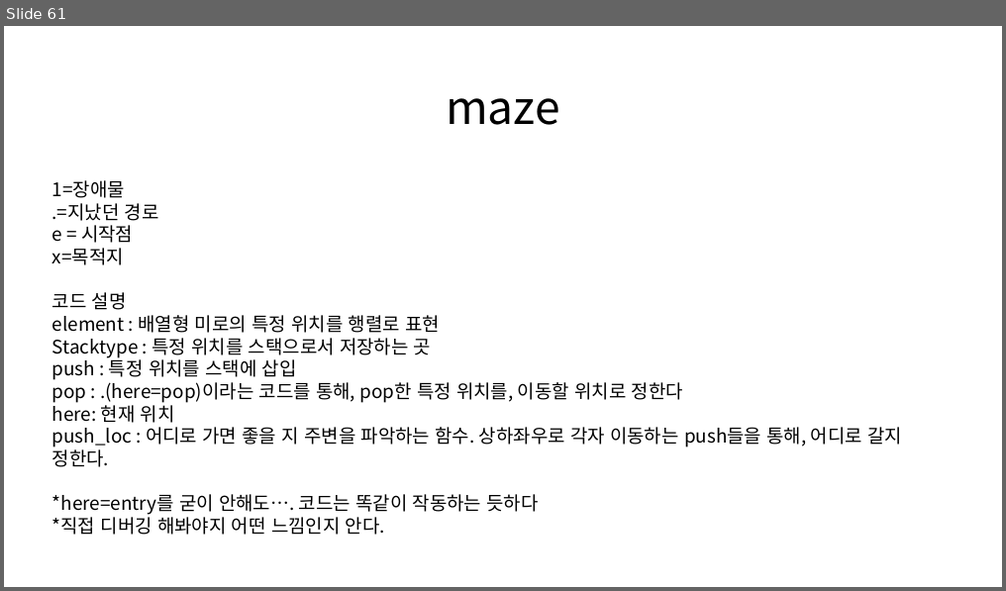
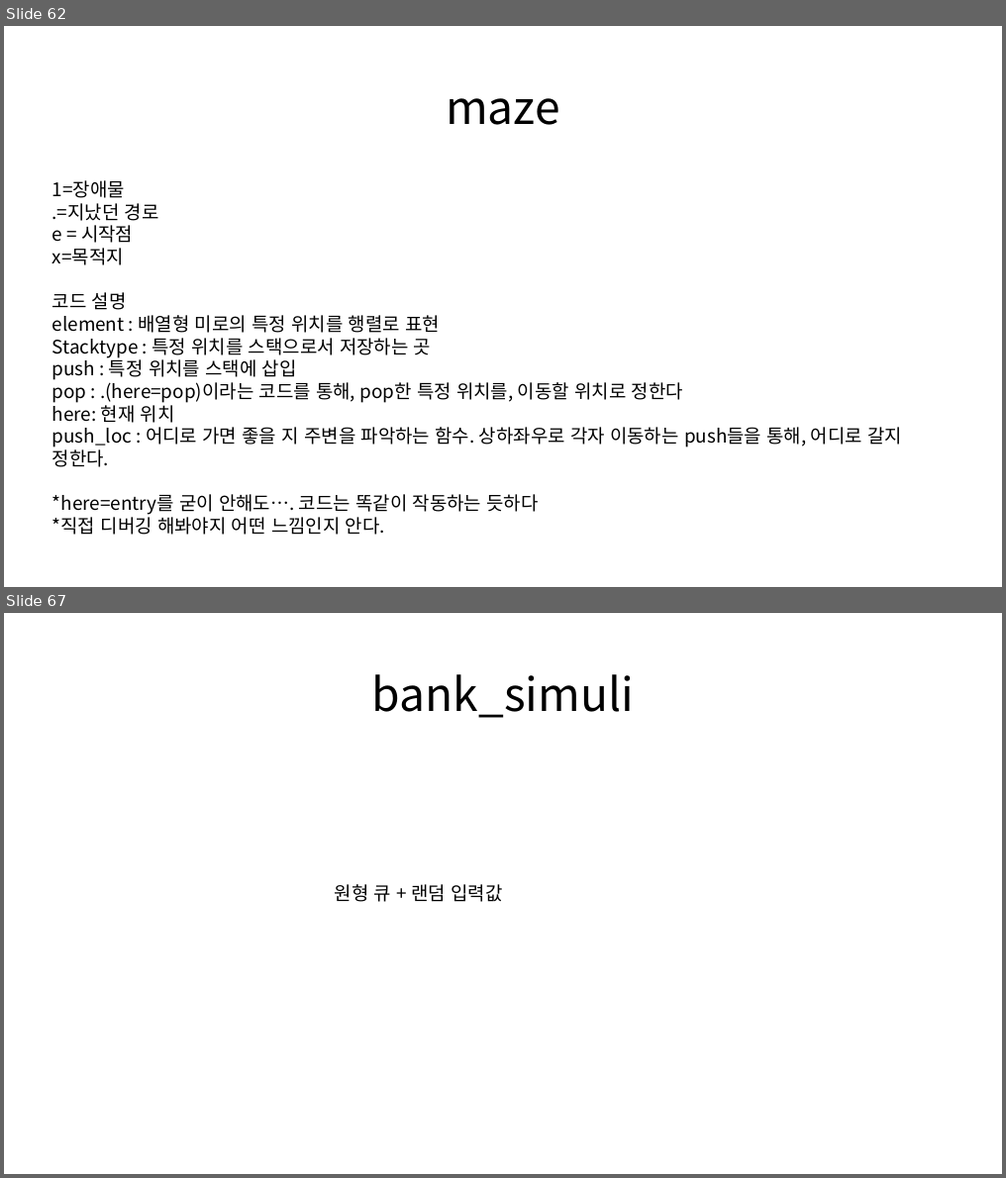
Before and after one commit to Seong221/College-Study-PPT, a slide deck: Data Structure_upload.pptx. Shown one above the other, each under a label of ours: slide 61 before the commit, slides 62 and 67 after it; the slides between them are not shown. The pictures are 1006x591 and 1006x1178 pixels, drawn with LibreOffice and Linux fonts; fonts in the diff are those of the drawing. Boxes give left, top, right and bottom in pixels: in the first picture for what was removed or moved away, otherwise in the second. Text is boxed around its words. In the diff, an @@ line names an element or a change of style, - is before the commit and + after.

```diff
--- a/Data Structure_upload.pptx
+++ b/Data Structure_upload.pptx
@@ slide 67 added at (4, 613, 1002, 1174), background #FFFFFF @@
@@ title added at (372, 674, 634, 718), 44 pt, text #000000 @@
+bank_simuli
@@ text added at (335, 884, 502, 902), 18 pt, text #000000 @@
+원형 큐 + 랜덤 입력값
@@ what was slide 61 is now slide 62 @@
```
Also in this commit, not shown: 1 slide changed, 12 other slides added, 1 slide removed, 1 other file.
